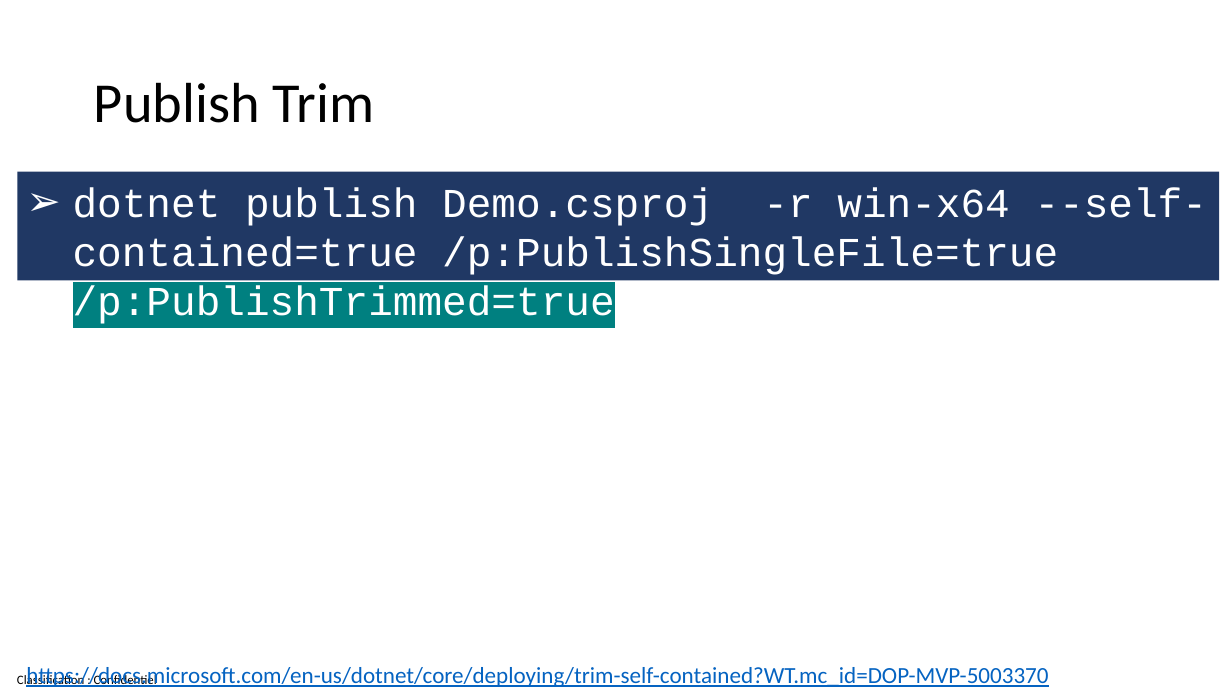
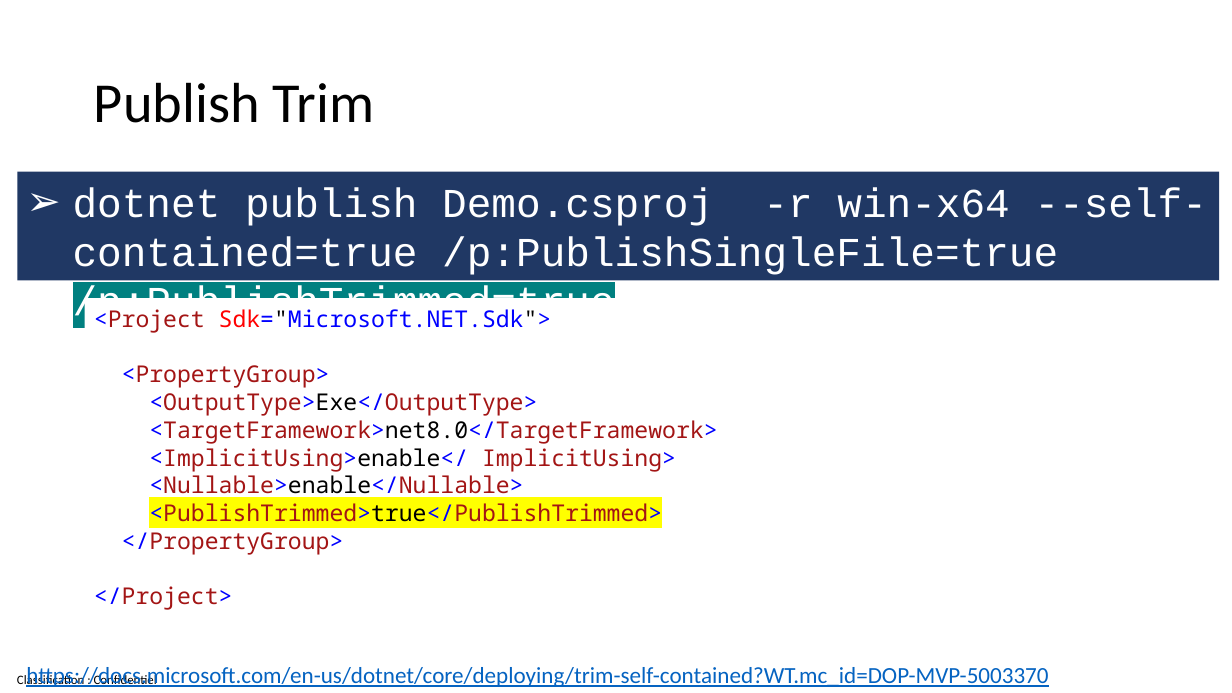
Before and after one commit to guillaume-chervet/course.dotnet, a slide deck: slide 36 of documentations/dotnet8.pptx. Drawn at 1232x693 pixels with LibreOffice and Linux fonts; fonts in the diff are those of the drawing. Boxes give left, top, right and bottom in pixels: in the first picture for what was removed or moved away, otherwise in the second. Text is boxed around its words. In the diff, an @@ line names an element or a change of style, - is before the commit and + after.

```diff
--- a/documentations/dotnet8.pptx
+++ b/documentations/dotnet8.pptx
@@ text added at (x1=94, y1=309, x2=717, y2=610), 18 pt, text #A31515 @@
+<Project Sdk="Microsoft.NET.Sdk">
+<PropertyGroup>
+<OutputType>Exe</OutputType>
+<TargetFramework>net8.0</TargetFramework>
+<ImplicitUsing>enable</ ImplicitUsing>
+<Nullable>enable</Nullable>
+<PublishTrimmed>true</PublishTrimmed>
+</PropertyGroup>
+</Project>
```
Also in this commit, not shown: 11 other slides changed.
